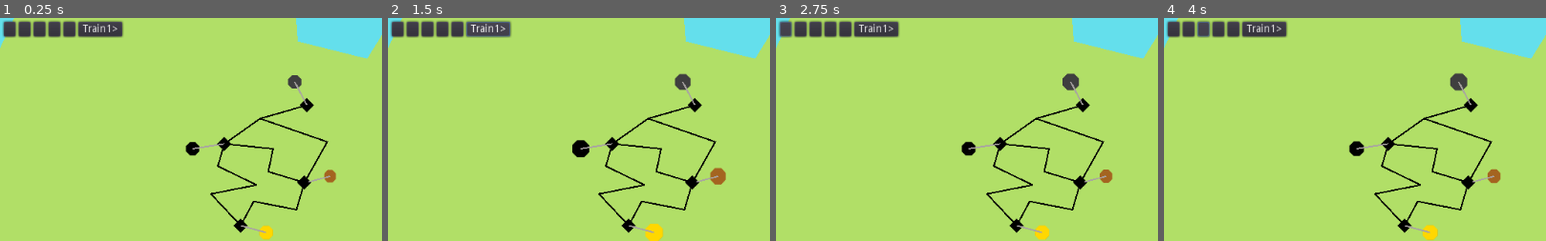
Above: before the commit, frames 1-4 (left to right).
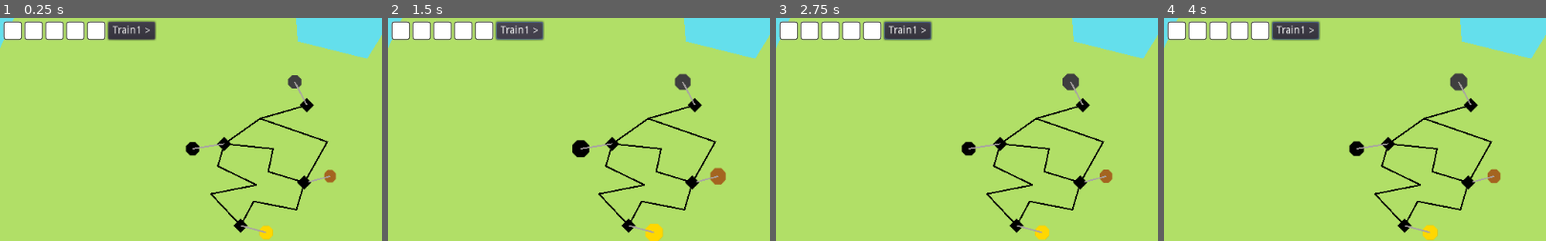
Above: after the commit, the same moments.

Repository: LeBoku/supply-chained
Game: Godot game, scene res://Game.tscn
The game is run twice, just before and just after one commit, with the same random seed, the same clock (stepped at 60 frames per second) and the same inputs.
Inputs (mouse positions are % of the whole screen's width and height, from its top left):
- Up to frame 1 (0.25 s): no input
- Up to frame 2 (1.5 s): click (39, 14) at 0.52 s; click "Train1>" (after the commit: "Train1 >") at 1.25 s
- Up to frame 3 (2.75 s): click (1, 2) at 2.02 s
- Up to frame 4 (4 s): click (3, 2) at 2.77 s; click (5, 2) at 3.52 s
The pictures show only the part of the screen within x 0-50%, y 0-50%; the shares and areas given below are measured in that part.

The runs differ from the first frame. In frame 1, 3.2% of the frame differs, in the area x 0-41%, y 1-11%; in frame 2, 3.3%; in frame 3, 3.3%; in frame 4, 3.3%.

Commit message:
Show resources in carrier hud

Diff:
--- a/supply-chained/Game.tscn
+++ b/supply-chained/Game.tscn
@@ -3,8 +3,8 @@
 [ext_resource path="res://Game.gd" type="Script" id=1]
 [ext_resource path="res://station/Station.tscn" type="PackedScene" id=2]
 [ext_resource path="res://connection/ConnectionHelper.tscn" type="PackedScene" id=3]
+[ext_resource path="res://carriers/Hud.tscn" type="PackedScene" id=4]
 [ext_resource path="res://carriers/Carrier.gd" type="Script" id=5]
-[ext_resource path="res://carriers/Hud.gd" type="Script" id=6]
 [ext_resource path="res://production/Production.tscn" type="PackedScene" id=8]
 
 [node name="Game" type="Node2D"]
@@ -112,8 +112,6 @@
 "_edit_use_anchors_": false
 }
 
-[node name="Train1Hud" type="HBoxContainer" parent="HUD/CarriersHud"]
-script = ExtResource( 6 )
-carrier_path = NodePath("../../../Train1")
+[node name="Train1Hud" parent="HUD/CarriersHud" instance=ExtResource( 4 )]
 
 [connection signal="carrier_selected" from="HUD/CarriersHud/Train1Hud" to="." method="_on_carrier_selected"]
--- a/supply-chained/carriers/Hud.gd
+++ b/supply-chained/carriers/Hud.gd
@@ -6,27 +6,26 @@
 
 export var carrier_path: NodePath
 onready var carrier = get_node(carrier_path) as Carrier
+onready var materials = $"/root/MaterialHelper"
 
 func _ready():
 	display()
 	carrier.connect("cargo_changed", self, "display")
 
+	$Name.text = carrier.name+" >"
+	Util.propagate_signal($Name, "pressed", self, "carrier_selected", [carrier])
+
+	for cargo in carrier.cargo:
+		var el = $CargoSpace.duplicate()
+		el.get_node("Payload").texture = null
+		add_child(el)
+		move_child(el, 0)
+
+	remove_child($CargoSpace)
+
 func display():
-	Util.remove_children(self)
-
 	for index in range(len(carrier.cargo)):
-		var button = Button.new()
-		button.text = " "
+		var el = get_child(index)
 
 		if carrier.cargo[index] != null:
-			button.text = carrier.cargo[index]
-
-#		button.connect("pressed", get_node('/root/RouteBuilder'), "add_cargo_index", [index])
-		add_child(button)
-
-	var button = Button.new()
-	button.text = carrier.name+">"
-
-	Util.propagate_signal(button, "pressed", self, "carrier_selected", [carrier])
-
-	add_child(button)
+			el.get_node("Payload").texture = materials.get_icon(carrier.cargo[index])
--- /dev/null
+++ b/supply-chained/carriers/Hud.tscn
@@ -0,0 +1,55 @@
+[gd_scene load_steps=4 format=2]
+
+[ext_resource path="res://carriers/Hud.gd" type="Script" id=1]
+[ext_resource path="res://material/icons/placeholder.png" type="Texture" id=2]
+
+[sub_resource type="StyleBoxFlat" id=1]
+bg_color = Color( 1, 1, 1, 1 )
+border_width_left = 1
+border_width_top = 1
+border_width_right = 1
+border_width_bottom = 1
+border_color = Color( 0.0941176, 0.0941176, 0.0941176, 1 )
+corner_radius_top_left = 3
+corner_radius_top_right = 3
+corner_radius_bottom_right = 3
+corner_radius_bottom_left = 3
+shadow_color = Color( 0.956863, 0.952941, 0.952941, 0.6 )
+shadow_size = 1
+
+[node name="Train1Hud" type="HBoxContainer"]
+margin_right = 86.0
+margin_bottom = 20.0
+script = ExtResource( 1 )
+__meta__ = {
+"_edit_use_anchors_": false
+}
+carrier_path = NodePath("../../../Train1")
+
+[node name="CargoSpace" type="Panel" parent="."]
+margin_right = 24.0
+margin_bottom = 24.0
+rect_min_size = Vector2( 24, 24 )
+custom_styles/panel = SubResource( 1 )
+__meta__ = {
+"_edit_use_anchors_": false
+}
+
+[node name="Payload" type="TextureRect" parent="CargoSpace"]
+margin_left = 2.0
+margin_top = 2.0
+margin_right = 22.0
+margin_bottom = 22.0
+rect_min_size = Vector2( 20, 20 )
+texture = ExtResource( 2 )
+expand = true
+__meta__ = {
+"_edit_use_anchors_": false
+}
+
+[node name="Name" type="Button" parent="."]
+margin_left = 28.0
+margin_right = 90.0
+margin_bottom = 24.0
+custom_colors/font_color_disabled = Color( 0, 0, 0, 1 )
+text = "Name >"
